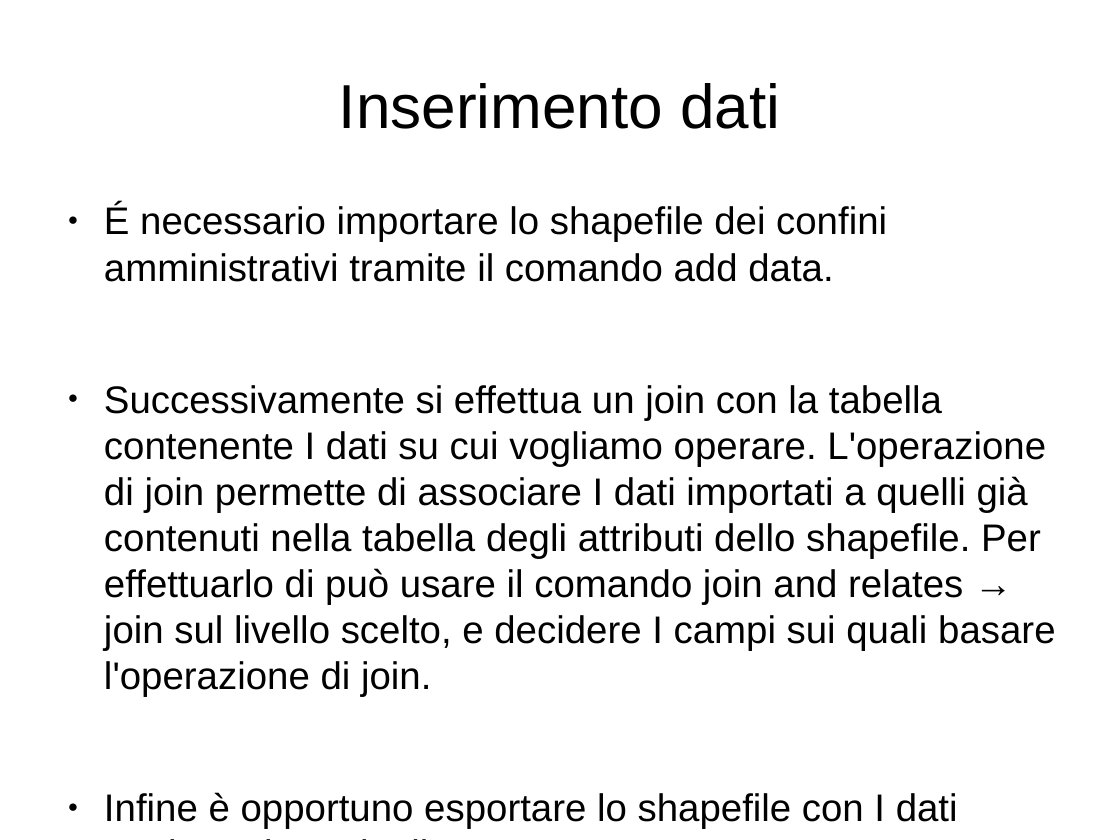
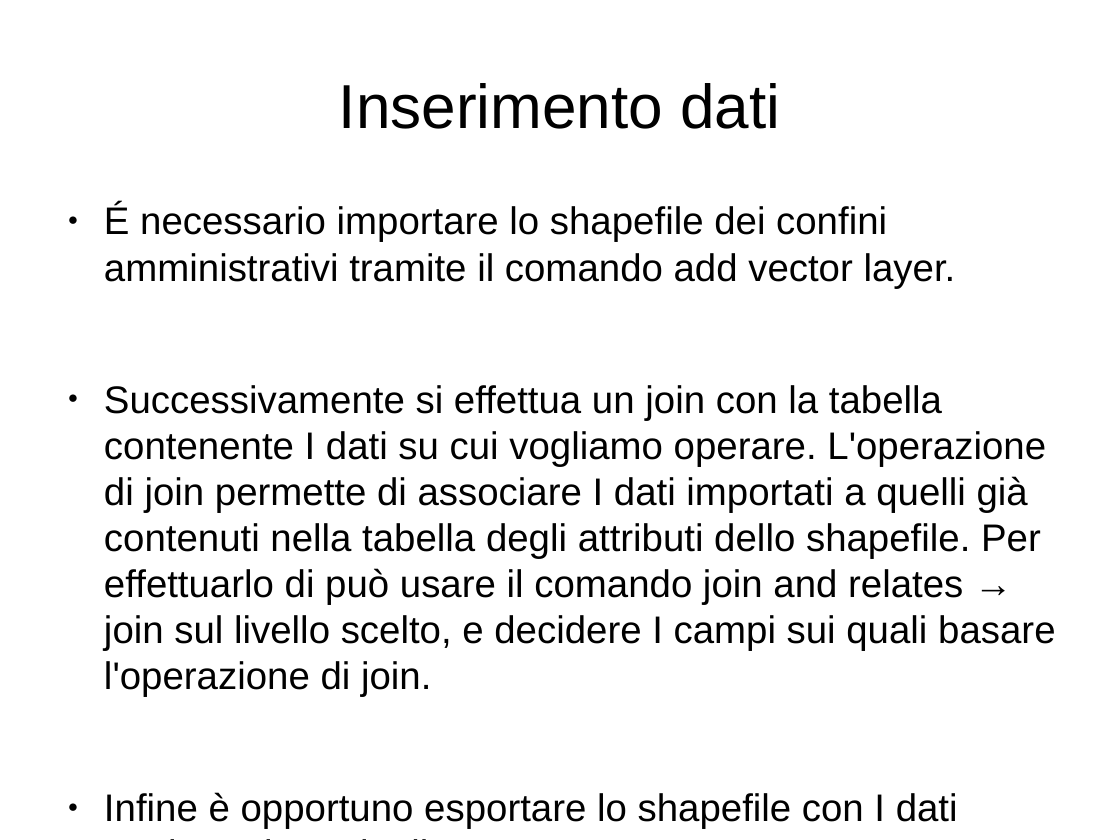
Before and after one commit to MascioSpam/esame_bdt, a slide deck: slide 5 of relazione.odp. Drawn at 1120x840 pixels with LibreOffice and Linux fonts; fonts in the diff are those of the drawing. Boxes give left, top, right and bottom in pixels: in the first picture for what was removed or moved away, otherwise in the second. Text is boxed around its words. In the diff, an @@ line names an element or a change of style, - is before the commit and + after.

```diff
--- a/relazione.odp
+++ b/relazione.odp
@@ text at bbox=[104, 204, 956, 288]: text changed @@
-● É necessario importare lo shapefile dei confini amministrativi tramite il comando add data.
+● É necessario importare lo shapefile dei confini amministrativi tramite il comando add vector layer.
```
Also in this commit, not shown: 1 other slide changed, 3 other files.
